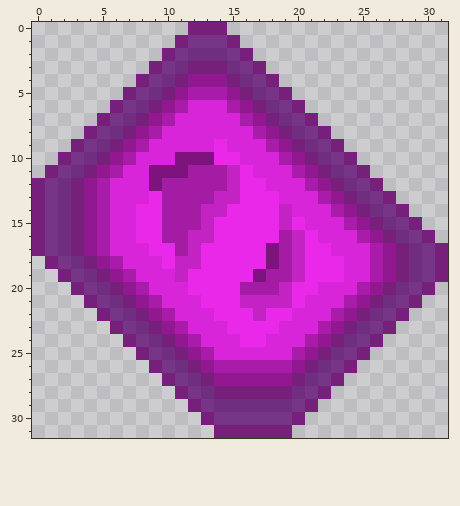
Two states of a pixel-art sprite, Items/MegabyteShard.png. Above, as it was before the edit.
The file is 32x32 pixels. Pixels under 10% opacity are left out.
After:
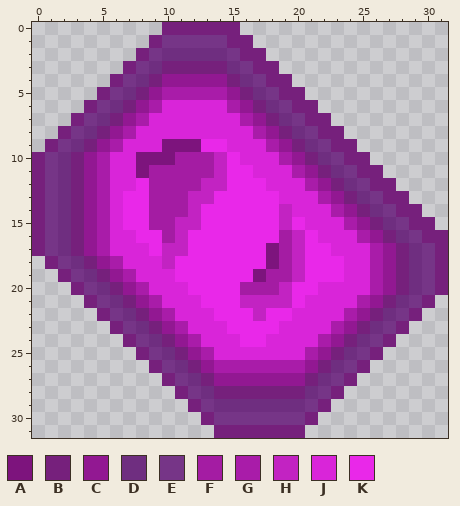
Palette (. is transparent): A #7d147d  B #76207c  C #921892  D #6f2e80  E #763587  F #a41ca3  G #a91ca9  H #c223c2  J #d925d9  K #e928e9
Diff:
y 0: x 10..11 .. -> BB; x 15 . -> B
y 1: x 9..11 ..B -> BEE; x 16 . -> B
y 2: x 8..11 ..BE -> BEDD; x 17 . -> B
y 3: x 7..11 ..BED -> BEDBB; x 18 . -> B
y 4: x 6..11 ..BEDB -> BEDBCC; x 19 . -> B
y 5: x 5..11 ..BEDBC -> BEDBCGG; x 20 . -> B
y 6: x 4..11 ..BEDBCG -> BEDBCGJJ; x 21 . -> B
y 7: x 3..10 ..BEDBCG -> BEDBCGJJ; x 22 . -> B
y 8: x 2..9 ..BEDBCG -> BEDBCGJJ; x 23 . -> B
y 9: x 1..8 ..BEDBCG -> BEDBCGJJ; x 10..13 JJJJ -> AAAK; x 24 . -> B
y 10: x 0..14 ..BEDBCGJJJAAAK -> BEDBCGJJAAAFFFH; x 25 . -> B
y 11: x 0..6 .BEDBCG -> BEDBCGJ; x 8..11 JAAA -> AFFF; x 14..15 FH -> HK; x 26 . -> B
y 12: x 8..9 JA -> KF; x 13..15 FFH -> HHK; x 27 . -> B
y 13: x 7..9 JJK -> KKF; x 12..15 FFHH -> HHKK; x 28 . -> B
y 14: x 7 J -> K; x 9 K -> F; x 12..14 FHH -> HKK; x 29 . -> B
y 15: x 7 J -> K; x 9 K -> F; x 11..13 FFH -> HHK; x 30 . -> B
y 16: x 11..13 FHH -> HKK; x 31 . -> B
y 17: x 10..12 KFH -> HHK
y 18: x 10..12 KHH -> HKK
y 19: x 11 H -> K
y 20: x 25..31 GCBDEB. -> JGCBDEB
y 21: x 24..30 GCBDEB. -> JGCBDEB
y 22: x 23..29 GCBDEB. -> JGCBDEB
y 23: x 22..28 GCBDEB. -> JGCBDEB
y 24: x 21..27 GCBDEB. -> JGCBDEB
y 25: x 20..26 GCBDEB. -> JGCBDEB
y 26: x 20..25 CBDEB. -> GCBDEB
y 27: x 20..24 BDEB. -> CBDEB
y 28: x 20..23 DEB. -> BDEB
y 29: x 20..22 EB. -> DEB
y 30: x 20..21 B. -> EB
y 31: x 20 . -> B
Pixel boxes of the changes (left, top, right, bottom) in both pictures:
changed: (32, 22, 448, 438)
